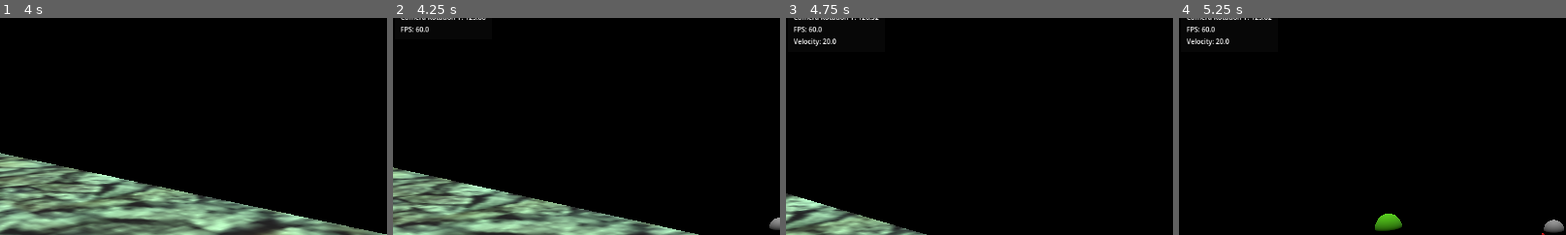
Above: before the commit, frames 1-4 (left to right).
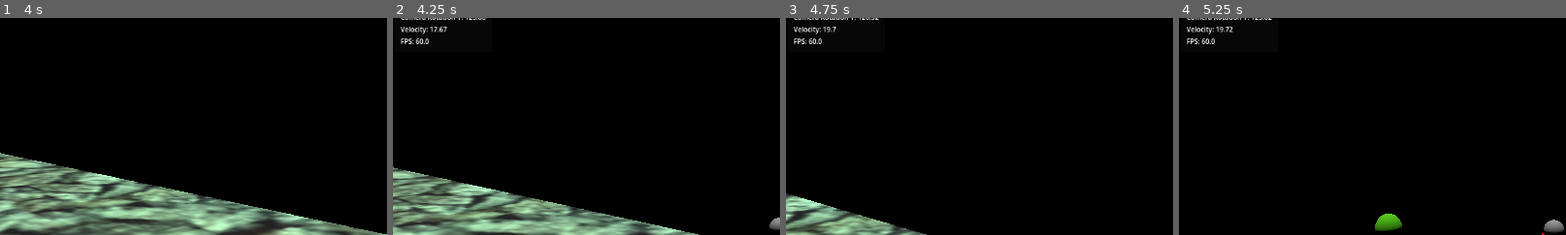
Above: after the commit, the same moments.

Repository: OLIWAPUNK/WSKAZEM
Game: Godot game, scene res://Scenes/World.tscn
The game is run twice, just before and just after one commit, with the same random seed, the same clock (stepped at 60 frames per second) and the same inputs.
Inputs (mouse positions are % of the whole screen's width and height, from its top left):
- Up to frame 1 (4 s): move the mouse to (45, 70) at 0.52 s; click (45, 70) at 0.6 s; move the mouse to (80, 65) at 1.27 s; click (80, 65) at 1.35 s; move the mouse to (20, 35) at 2.02 s; click (20, 35) at 2.1 s; move the mouse to (55, 50) at 2.77 s; click (55, 50) at 2.85 s; move the mouse to (35, 25) at 3.52 s; click (35, 25) at 3.6 s
- Up to frame 2 (4.25 s): tap F1 (debug) at 4.15 s
- Up to frame 3 (4.75 s): move the mouse to (72, 45) at 4.27 s; click (72, 45) at 4.35 s
- Up to frame 4 (5.25 s): move the mouse to (30, 55) at 5.02 s; click (30, 55) at 5.1 s
The pictures show only the part of the screen within x 1-51%, y 7-57%; the shares and areas given below are measured in that part.

Frame 1 is identical in both runs. In frame 2, 0.4% of the frame differs, in the area x 2-15%, y 3-13%; in frame 3, 0.4%; in frame 4, 0.4%.

Commit message:
Whitespace dodany

Diff:
--- a/Scripts/debug_manager.gd
+++ b/Scripts/debug_manager.gd
@@ -4,28 +4,38 @@
 var props: Array
 
 @onready var debug_ui: Control = $".."
-
 @onready var container = $'../PanelContainer/VBoxContainer'
 
+
+
 func _ready() -> void:
+
 	Global.debug = self
 	debug_ui.visible = false
 
+
 func _input(event: InputEvent):
+
 	if event.is_action_pressed("debug"):
+
 		debug_ui.visible = not debug_ui.visible
 		get_viewport().set_input_as_handled()
 
+
 func add_debug_property(id: StringName, value, update_every_frames: int):
+
 	if not debug_ui.visible:
 		return
 
 	if props.has(id):
+
 		@warning_ignore("integer_division")
 		if Time.get_ticks_msec() / 16 % update_every_frames == 0:
 			var target = container.find_child(id, true, false) as Label
 			target.text = id + ": " + str(value)
+
 	else:
+
 		var prop = Label.new()
 		prop.name = id
 		prop.text = id + ": " + str(value)
--- a/Scripts/main.gd
+++ b/Scripts/main.gd
@@ -2,11 +2,16 @@
 
 static var debug : Debug
 
+
+
 func _process(_delta: float) -> void:
 	debug.add_debug_property("FPS", Engine.get_frames_per_second(), 60)
 
+
 func _unhandled_input(event: InputEvent) -> void:
+
 	if event.is_action_pressed("ui_cancel"):
+
 		if Input.get_mouse_mode() == Input.MOUSE_MODE_VISIBLE:
 			Input.set_mouse_mode(Input.MOUSE_MODE_CAPTURED)
 		else:
--- a/Scripts/player_movement.gd
+++ b/Scripts/player_movement.gd
@@ -13,6 +13,8 @@
 @onready var gravity: float = (ProjectSettings.get_setting("physics/3d/default_gravity")
 		* GRAVITY_MULTIPLIER)
 
+
+
 func _ready() -> void:
 	assert(player, "Player node not found")
 	assert(navigationAgent, "NavigationAgent3D not found")
@@ -22,11 +24,15 @@
 
 	navigationAgent.connect("navigation_finished", _on_navigation_agent_finished)
 
+
 func _physics_process(delta):
+
+	Global.debug.add_debug_property("Velocity", snapped(player.velocity.length(), 0.01), 1)
+
 	if not player.is_on_floor():
 		player.velocity.y -= gravity * delta
 
-	if(navigationAgent.is_navigation_finished()):
+	if (navigationAgent.is_navigation_finished()):
 		return
 
 	print("Moving to: ", navigationAgent.target_position)
@@ -34,22 +40,25 @@
 	var targetPos = navigationAgent.get_next_path_position()
 	var direction = player.global_position.direction_to(targetPos)
 
-	if(player.velocity.length_squared() > 0.1):
+	if (player.velocity.length_squared() > 0.1):
 		var target_angle = atan2(direction.x, direction.z)
 		target_rotation.y = lerp_angle(player.rotation.y, target_angle, ROTATION_SPEED * delta)
 	player.rotation = target_rotation
 
 	player.velocity = direction * MOVEMENT_SPEED
-	Global.debug.add_debug_property("Velocity", snapped(player.velocity.length(), 0.01), 1)
-
 	player.move_and_slide()
 
+
 func _on_navigation_agent_finished() -> void:
+
 	print("Navigation Finished")
 	movement_indicator.visible = false
 
+
 func _unhandled_input(_event: InputEvent) -> void:
+
 	if Input.is_action_just_pressed("go_to_point"):
+
 		var camera = get_viewport().get_camera_3d()
 		var mousePos = get_viewport().get_mouse_position()
 		var rayLength = 100.0
